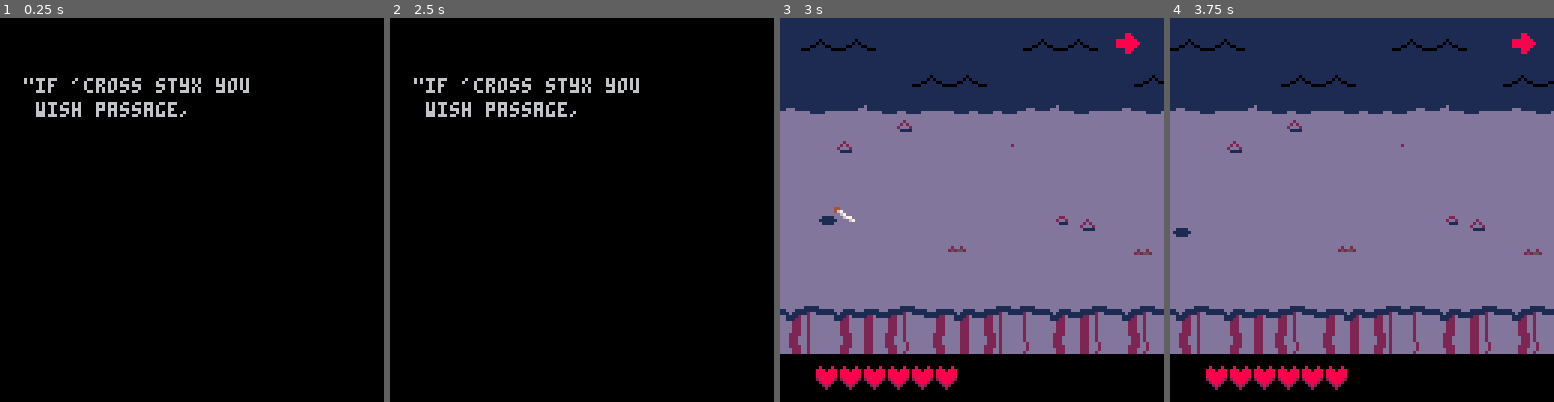
Above: before the commit, frames 1-4 (left to right).
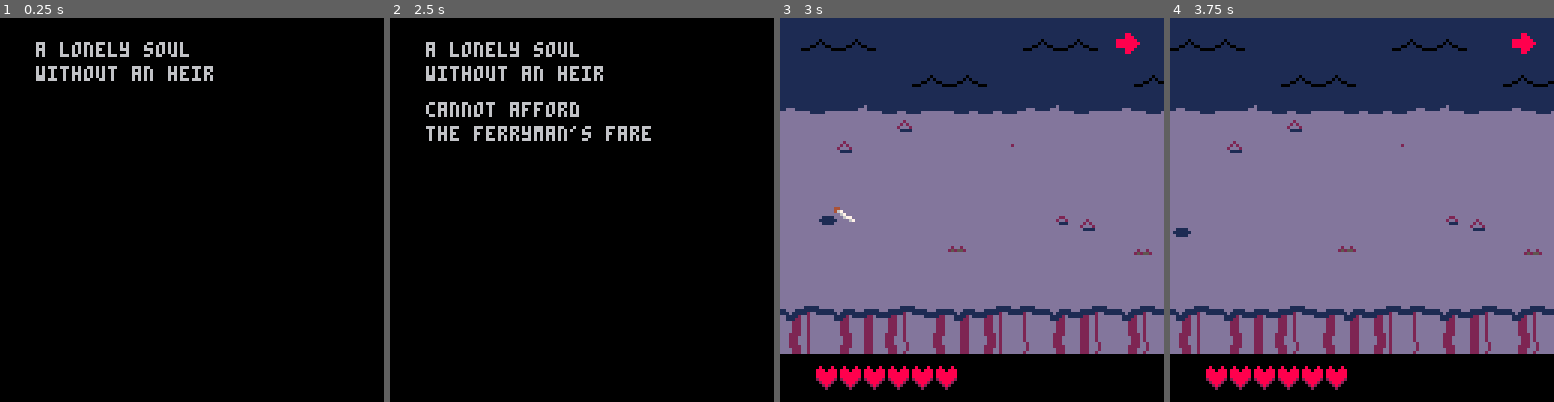
Above: after the commit, the same moments.

Repository: akbiggs/Scuffle
Game: PICO-8 cartridge scuffle.p8
The game is run twice, just before and just after one commit, with the same random seed, the same clock (stepped at 60 frames per second) and the same inputs.
Inputs:
- Up to frame 1 (0.25 s): no input
- Up to frame 2 (2.5 s): tap X (X key) at 0.33, 1.07, 1.85 s; tap O (Z key) at 0.7, 1.7, 2.1 s; hold Right 1.6-2.1 s; hold Up 2.15-2.42 s; hold Right from 2.47 s (still down)
- Up to frame 3 (3 s): keep holding Right; tap O (Z key) at 2.5, 2.9 s; tap X (X key) at 2.97 s
- Up to frame 4 (3.75 s): release Right at 3.03 s; hold Left 3.08-3.58 s; tap O (Z key) at 3.3, 3.7 s; hold Down from 3.63 s (still down)

The runs differ from the first frame. In frame 1, 2.7% of the frame differs, in the area x 6-65%, y 6-26%; in frame 2, 3.6%, in the area x 6-68%, y 6-33%; in frame 3, nothing differs; in frame 4, nothing differs.

Commit message:
Update title cards

Diff:
--- a/scuffle.p8
+++ b/scuffle.p8
@@ -2303,7 +2303,7 @@
     }, {
       lock_cam = false,
     }),
-    mk_wave(328, {
+    wave(328, {
       mk_walker(34, 34),
       mk_walker(51, 53),
       mk_walker(39, 64),
@@ -2378,11 +2378,8 @@
 end
 
 function get_intro_life(stage)
-  if stage == 2 or stage == 3
-  then
-    return 200
-  end
-  return 1000
+  if (stage == 1) return 1200
+	 return 200
 end
 
 function get_player_start_pos(
@@ -2636,53 +2633,56 @@
   update_prev_btn()
 end
 
+function print_center(s, y, c)
+  return print(s, 64 - (#s * 2), y, c)
+end
+
 function draw_stage_3_intro()
-  print("scene 3", 48, 64,
-        6)
-  print("end of the road",
-        35, 80, 6)
+  print_center("scene 3", 48, 6)
+  print_center("a new monster", 64, 6)
 end
 
 function draw_stage_2_intro()
-		print("scene 2", 48, 64,
-		      6)
-		print("electric boogaloo",
-		      28, 80, 6)
+  print_center("scene 2", 48, 6)
+		print_center("torment", 64, 6)
+end
+
+local poem = {
+  "a lonely soul",
+  "without an heir",
+  "cannot afford",
+  "the ferryman's fare",
+  "for coin is passed",
+  "unto the dead",
+  "when placed upon their",
+  "cold, still head",
+  "this side of styx",
+  "will be their doom",
+  "'less they prucure",
+  "two gold doubloons",
+}
+
+function print_measure(i)
+  local y = i * 8 + flr((i+1)/2)*4 - 4
+  print(poem[i], 12, y, 6)
+  print(poem[i+1], 12, y+8, 6)
 end
 
 function draw_stage_1_intro()
-  if state.intro_life < 250
-  then
-		  print("scene 1", 48, 64,
-		        6)
-		  print("the journey begins",
-		        28, 80, 6)
+  if state.intro_life < 200
+  then
+		  print_center("scene 1", 48, 6)
+		  print_center("on dead shores", 64, 6)
 		  return
 	 end
 
-	 print(
-	     "\"if 'cross styx you",
-	     8, 20, 6)
-	 print(
-	     "wish passage,",
-	     12, 28, 6)
-
-	 if state.intro_life < 750
-	 then
-	   print(
-	       "two gold coins you",
-	       12, 40, 6)
-	   print(
-	       "must scavenge.",
-	       12, 48, 6)
-	 end
-
-	 if state.intro_life < 425
-	 then
-	   print(
-	       "good luck!\"",
-	       80, 60, 6)
-	 end
+	 local max_life = get_intro_life(state.stage)-350
+	 for i=1,(
+	   ceil(
+	     (max_life-state.intro_life+350)/(max_life/6)))
+	 do
+	   print_measure((i-1)*2+1)
+  end
 end
 
 function draw_intro()
